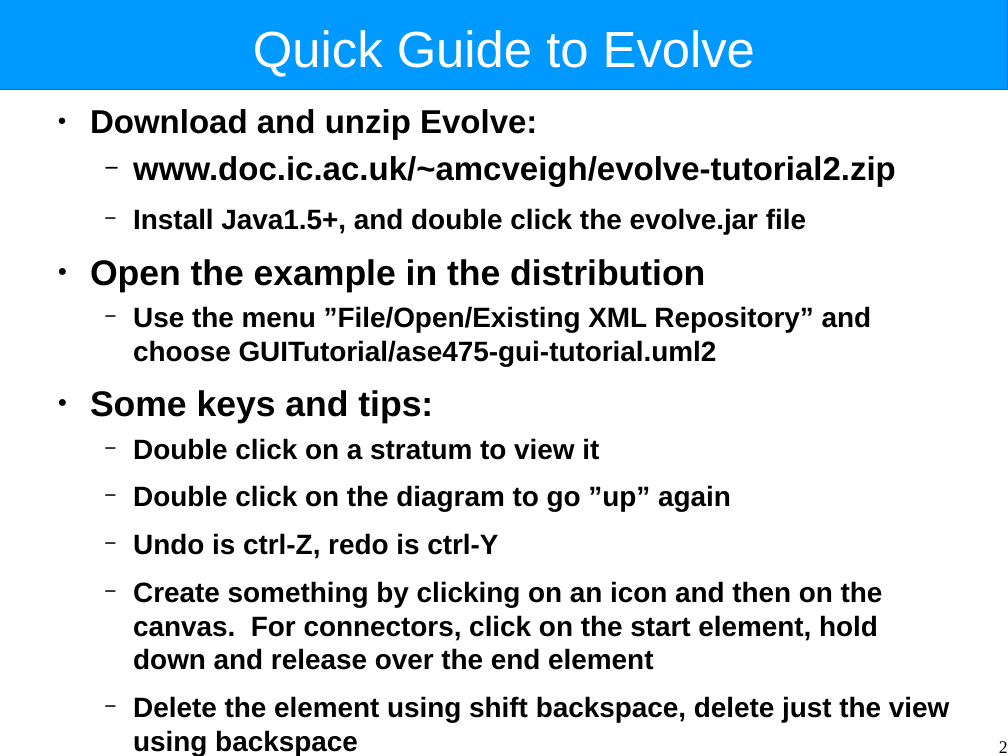
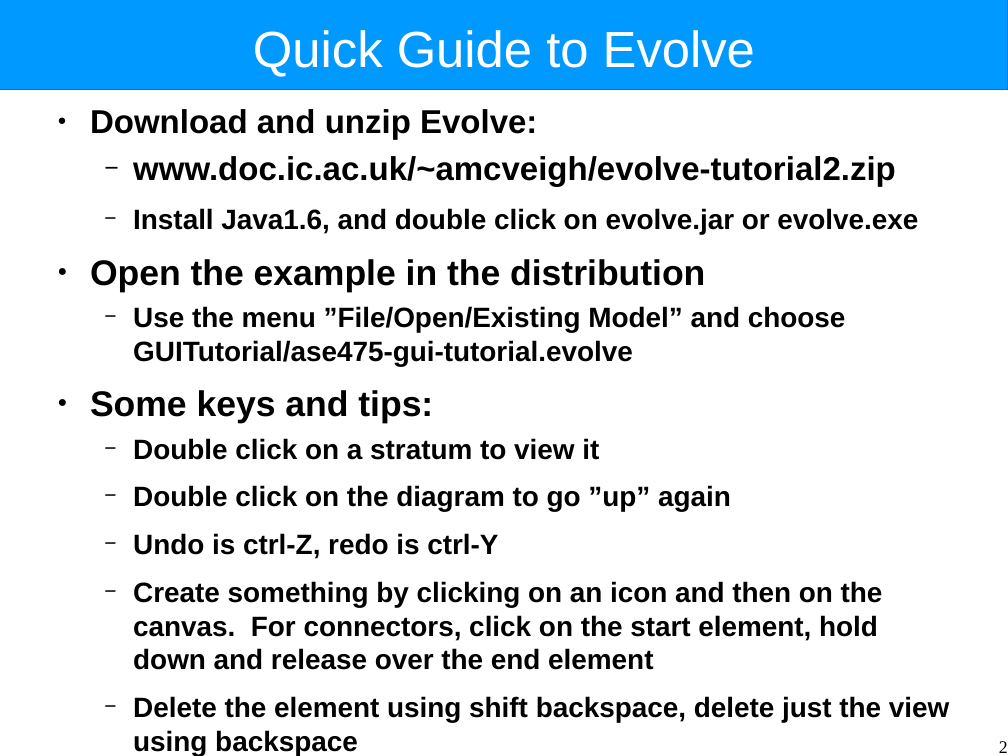
Before and after one commit to Intrinsarc/intrinsarc-evolve, a slide deck: slide 2 of Academic Work/lectures/components-tutorial.odp. Drawn at 1008x756 pixels with LibreOffice and Linux fonts; fonts in the diff are those of the drawing. Boxes give left, top, right and bottom in pixels: in the first picture for what was removed or moved away, otherwise in the second. Text is boxed around its words. In the diff, an @@ line names an element or a change of style, - is before the commit and + after.

Commit message:
fixed up gui tutorial, tweaked IRun

```diff
--- a/Academic Work/lectures/components-tutorial.odp
+++ b/Academic Work/lectures/components-tutorial.odp
@@ text at bbox=[133, 208, 918, 234]: text changed @@
-  − Install Java1.5+, and double click the evolve.jar file
+  − Install Java1.6, and double click on evolve.jar or evolve.exe
@@ text at bbox=[133, 306, 846, 366]: text changed @@
-  − Use the menu ”File/Open/Existing XML Repository” and choose GUITutorial/ase475-gui-tutorial.uml2
+  − Use the menu ”File/Open/Existing Model” and choose GUITutorial/ase475-gui-tutorial.evolve
```
Also in this commit, not shown: 5 other slides changed, 19 other files.
